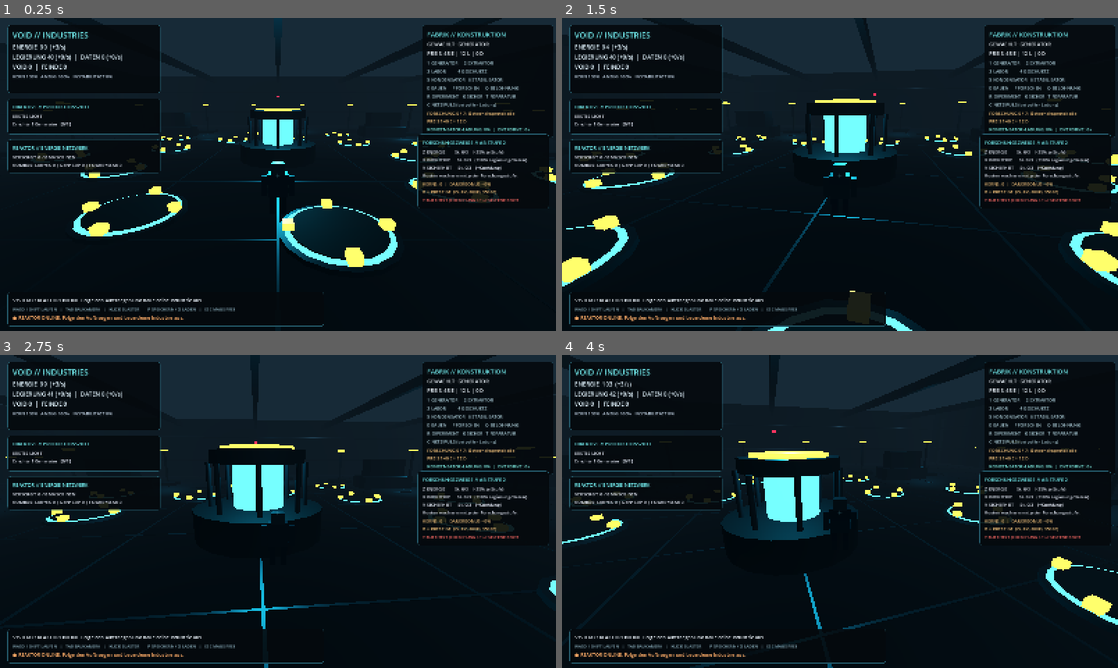
Above: before the commit, frames 1-4 (two rows, left to right).
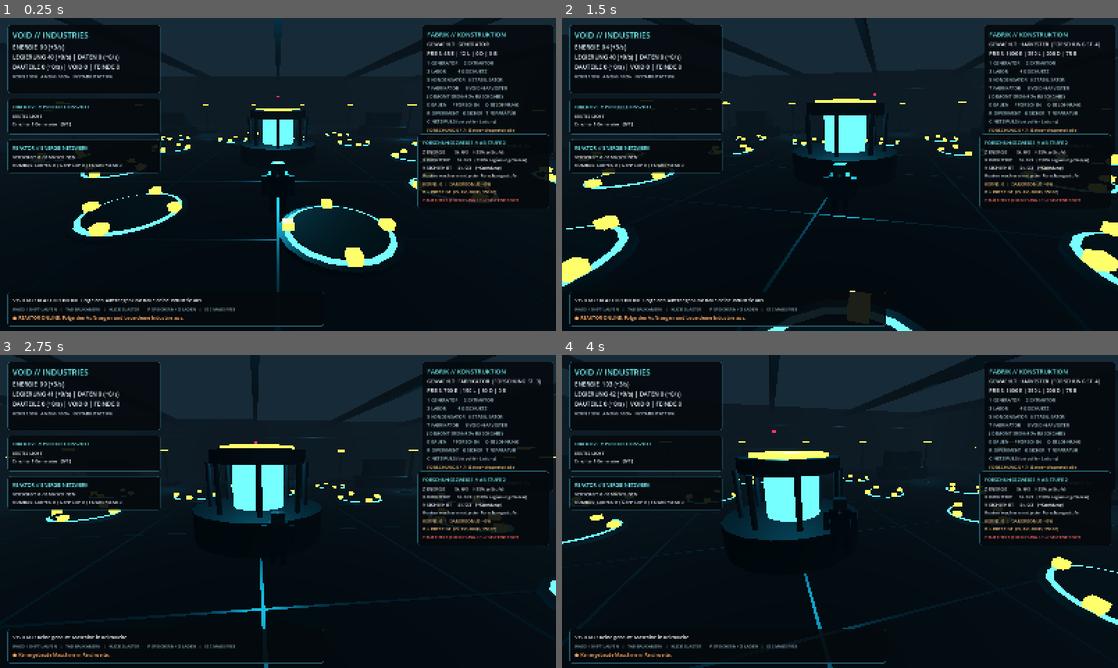
Above: after the commit, the same moments.

Repository: Lizziies/Chatgpt-in-chat-GPT-6-Hoch-Game
Game: Godot game, scene res://scenes/main.tscn
Two runs of this game, one before a commit and one after it. Both use one fixed random seed, a clock stepped at 60 frames per second and the inputs below.
Inputs (mouse positions are in pixels of both pictures, inside the frame that each line leads up to):
- Up to frame 1 (0.25 s): no input
- Up to frame 2 (1.5 s): tap Enter at 0.5 s; move the mouse to (867, 174) at 0.52 s; hold W from 0.53 s (still down); tap 7 at 0.6 s; click (867, 174) at 0.67 s; tap Space at 0.77 s; tap 8 at 0.8, 1.35 s; move the mouse to (812, 174) at 1.27 s
- Up to frame 3 (2.75 s): keep holding W; tap Space at 1.52 s; tap J at 1.55, 2.1 s; move the mouse to (289, 505) at 2.02 s; tap 7 at 2.3 s
- Up to frame 4 (4 s): keep holding W; move the mouse to (834, 517) at 2.77 s; tap 7 at 2.85 s; click (834, 517) at 2.92 s; tap Space at 3.02, 3.77 s; tap 8 at 3.05, 3.6 s; move the mouse to (878, 514) at 3.52 s; tap J at 3.8 s

The runs differ from the first frame. In frame 1, 1.4% of the frame differs, in the area x 2-100%, y 8-44%; in frame 2, 1.6%; in frame 3, 2.1%; in frame 4, 2.1%, in the area x 2-100%, y 7-97%.

Commit message:
feat: 3D fabricator and void harvester models, dismantling, updated economy HUD and regression tests

Diff:
--- a/scripts/hud.gd
+++ b/scripts/hud.gd
@@ -29,13 +29,15 @@
 	title_label = _label(top_box, "VOID // INDUSTRIES", 23, Color(0.45, 0.93, 0.94))
 	resource_label = _label(top_box, "INITIALISIERUNG", 17, Color(0.89, 0.96, 1.0))
 	vitals_label = _label(top_box, "", 13, Color(0.78, 0.85, 0.92))
-	var side_panel := _panel(root, Vector2(-385, 20), Vector2(378, 294), true)
+	var side_panel := _panel(root, Vector2(-385, 20), Vector2(378, 336), true)
 	var side_box := _column(side_panel)
 	_label(side_box, "FABRIK // KONSTRUKTION", 18, Color(0.45, 0.93, 0.94))
 	build_label = _label(side_box, "", 15, Color(0.9, 0.93, 0.96))
 	_label(side_box, "1 GENERATOR     2 EXTRAKTOR", 13, Color(0.72, 0.86, 0.91))
 	_label(side_box, "3 LABOR          4 GESCHUETZ", 13, Color(0.72, 0.86, 0.91))
 	_label(side_box, "5 KONDENSATOR   6 STABILISATOR", 13, Color(0.72, 0.86, 0.91))
+	_label(side_box, "7 FABRIKATOR      8 VOID-HARVESTER", 13, Color(0.72, 0.86, 0.91))
+	_label(side_box, "J DEMONTIEREN (40% RUECKGABE)", 13, Color(0.72, 0.86, 0.91))
 	_label(side_box, "E BAUEN     F FORSCHEN     Q BELOHNUNG", 13, Color(0.72, 0.86, 0.91))
 	_label(side_box, "R EXPERIMENT   G SICHER   T REPARATUR", 13, Color(0.72, 0.86, 0.91))
 	_label(side_box, "C NETZ-PULS (bei voller Ladung)", 13, Color(0.72, 0.86, 0.91))
@@ -74,7 +76,7 @@
 	_label(help_box, "VOID INDUSTRIES // OPERATOREN-HANDBUCH", 23, Color(0.45, 0.93, 0.94))
 	_label(help_box, "DER KOMPLEX  •  DEIN ZIEL", 17, Color(0.97, 0.77, 0.49))
 	_label(help_box, "Erzeuge Energie, baue ein zusammenhaengendes Maschinen-Netz und erforsche immer riskantere Technologien. Steht eine Maschine nicht in Reichweite des Reaktors oder anderer aktiver Maschinen, produziert sie nichts.", 15, Color(0.89, 0.94, 0.99))
-	_label(help_box, "WASD laufen  |  SHIFT sprinten  |  LEERTASTE springen\nMAUS drehen  |  RAD zoomen  |  TAB Baukamera\n1–6 Maschinentyp  |  E bauen (nahe Plattform)\nF Forschung  |  Z/X/V Forschungszweige …(314 unchanged characters)…
+	_label(help_box, "WASD laufen  |  SHIFT sprinten  |  LEERTASTE springen\nMAUS drehen  |  RAD zoomen  |  TAB Baukamera\n1–8 Maschinentyp  |  E bauen  |  J abbauen\nF Forschung  |  Z/X/V Forschungszweige …(314 unchanged characters)…
 	_label(help_box, "DATENSCHUTZ", 16, Color(0.45, 0.93, 0.94))
 	_label(help_box, "Kein Login. Keine Telemetrie. Offline spielbar. Speicherungen ausschliesslich nach Tastendruck auf P in den lokalen App-Daten.", 14, Color(0.87, 0.93, 0.96))
 
@@ -124,19 +126,19 @@
 
 func refresh(state: IndustryState, player_health: float, selected: String, enemy_count: int, connected_count: int) -> void:
 	var production: Dictionary = state.get_production()
-	resource_label.text = "ENERGIE  %s  (+%s/s)\nLEGIERUNG %s (+%s/s)  |  DATEN %s (+%s/s)\nVOID %s  |  FEINDE %d" % [
+	resource_label.text = "ENERGIE  %s (+%s/s)\nLEGIERUNG %s (+%s/s) | DATEN %s (+%s/s)\nBAUTEILE %s (+%s/s) | VOID %s | FEINDE %d" % [
 		_num(state.energy), _num(float(production["energy"])),
 		_num(state.alloy), _num(float(production["alloy"])), _num(state.data),
-		_num(float(production["data"])), _num(state.void_matter), enemy_count]
+		_num(float(production["data"])), _num(state.components), _num(float(production["components"])), _num(state.void_matter), enemy_count]
 	vitals_label.text = "KERN %d%%   ANZUG %d%%   INSTABILITAET %d%%" % [
 		int(state.core_health), int(player_health), int(state.instability)]
 	var cost: Dictionary = state.get_cost(selected)
 	var lock_text: String = ""
 	if not state.is_unlocked(selected):
 		lock_text = "  [FORSCHUNG ST. %d]" % int(IndustryState.UNLOCKS[selected])
-	build_label.text = "GEWAEHLT: %s%s\nPREIS: %d E | %d L | %d D" % [
+	build_label.text = "GEWAEHLT: %s%s\nPREIS: %d E | %d L | %d D | %d B" % [
 		selected.to_upper(), lock_text,
-		int(cost.get("energy", 0)), int(cost.get("alloy", 0)), int(cost.get("data", 0))]
+		int(cost.get("energy", 0)), int(cost.get("alloy", 0)), int(cost.get("data", 0)), int(cost.get("components", 0))]
 	var price: Dictionary = state.research_cost()
 	if state.tech_level >= IndustryState.MAX_LEVEL:
 		research_label.text = "FORSCHUNG: ALLE PROTOKOLLE ENTDECKT"
--- a/scripts/main.gd
+++ b/scripts/main.gd
@@ -272,6 +272,14 @@
 				var a: float = TAU * float(i) / 4.0
 				_pipe(Vector3(cos(a) * 0.85, 0.95, sin(a) * 0.85), Vector3(cos(a) * 0.85, 2.55, sin(a) * 0.85), 0.11, mat_steel, machine)
 			animated_parts.append(_cylinder(Vector3(0, 2.85, 0), 0.9, 0.18, mat_amber, false, machine))
+		"fabricator":
+			_box(Vector3(2.25, 1.45, 2.25), Vector3(0, 1.5, 0), mat_dark, false, machine)
+			_box(Vector3(1.7, 0.24, 1.7), Vector3(0, 2.35, 0), mat_amber, false, machine)
+			animated_parts.append(_cylinder(Vector3(0, 2.75, 0), 0.55, 0.2, mat_neon, false, machine))
+		"harvester":
+			_cylinder(Vector3(0, 1.45, 0), 1.0, 1.8, mat_dark, false, machine)
+			_cylinder(Vector3(0, 2.7, 0), 0.68, 0.8, mat_red, false, machine)
+			animated_parts.append(_cylinder(Vector3(0, 3.5, 0), 1.02, 0.18, mat_amber, false, machine))
 		"stabilizer":
 			_box(Vector3(2.2, 1.4, 2.2), Vector3(0, 1.3, 0), mat_dark, false, machine)
 			for i in range(4):
@@ -329,6 +337,9 @@
 		KEY_4: selected_machine = "turret"
 		KEY_5: selected_machine = "capacitor"
 		KEY_6: selected_machine = "stabilizer"
+		KEY_7: selected_machine = "fabricator"
+		KEY_8: selected_machine = "harvester"
+		KEY_J: _try_salvage()
 		KEY_E: _try_build()
 		KEY_F: state.research()
 		KEY_R: state.experiment()
@@ -366,6 +377,30 @@
 		_recalculate_power_grid()
 		if state.machine_count(selected_machine) < int(state.machines[selected_machine]):
 			hud.announce("ACHTUNG: Maschine ohne Energieanschluss! Baue Richtung Reaktorkern.")
+
+func _try_salvage() -> void:
+	var nearest: int = -1
+	var closest: float = 5.1
+	for i in range(pads.size()):
+		if str(pads[i]["kind"]) == "":
+			continue
+		var at: Vector3 = pads[i]["position"]
+		var distance: float = at.distance_to(Vector3(player.position.x, 0, player.position.z))
+		if distance < closest:
+			closest = distance
+			nearest = i
+	if nearest < 0:
+		hud.announce("Keine gebaute Maschine in Reichweite.")
+		return
+	var kind: String = str(pads[nearest]["kind"])
+	if state.salvage_machine(kind):
+		var node: Variant = pads[nearest]["machine_node"]
+		if is_instance_valid(node):
+			node.queue_free()
+		pads[nearest]["machine_node"] = null
+		pads[nearest]["kind"] = ""
+		animated_parts = animated_parts.filter(func(part: Node3D) -> bool: return is_instance_valid(part) and not part.is_queued_for_deletion() and part.get_parent() != node)
+		_recalculate_power_grid()
 
 func _try_elite_trial() -> void:
 	for threat in enemies:
@@ -527,7 +562,7 @@
 	var serialized_pads: Array[String] = []
 	for pad in pads:
 		serialized_pads.append(str(pad["kind"]))
-	var snapshot := {"version": 3, "state": state.to_save(), "pads": serialized_pads}
+	var snapshot := {"version": 4, "state": state.to_save(), "pads": serialized_pads}
 	var data_string: String = JSON.stringify(snapshot)
 	if data_string.length() > SAVE_LIMIT:
 		hud.announce("Spielstand zu gross. Speichern abgebrochen.")
@@ -571,7 +606,7 @@
 		hud.announce("Ungueltiger Spielstand.")
 		return
 	var parsed: Dictionary = document
-	if parsed.get("version", -1) != 1 and parsed.get("version", -1) != 2 and parsed.get("version", -1) != 3:
+	if not [1, 2, 3, 4].has(parsed.get("version", -1)):
 		hud.announce("Unbekannte Spielstand-Version.")
 		return
 	var restored_pads: Variant = parsed.get("pads", [])
--- a/scripts/power_grid.gd
+++ b/scripts/power_grid.gd
@@ -45,7 +45,7 @@
 		var kind: String = str(pads[i].get("kind", ""))
 		if counts.has(kind):
 			counts[kind] = int(counts[kind]) + 1
-	var synergies: Dictionary = {"lab_extractor": 0, "generator_capacitor": 0, "turret_stabilizer": 0}
+	var synergies: Dictionary = {"lab_extractor": 0, "generator_capacitor": 0, "turret_stabilizer": 0, "extractor_fabricator": 0, "stabilizer_harvester": 0}
 	for i in range(total):
 		if not visited[i]:
 			continue
@@ -65,4 +65,8 @@
 				synergies["generator_capacitor"] = int(synergies["generator_capacitor"]) + 1
 			elif (kind_a == "turret" and kind_b == "stabilizer") or (kind_a == "stabilizer" and kind_b == "turret"):
 				synergies["turret_stabilizer"] = int(synergies["turret_stabilizer"]) + 1
+			elif (kind_a == "extractor" and kind_b == "fabricator") or (kind_a == "fabricator" and kind_b == "extractor"):
+				synergies["extractor_fabricator"] = int(synergies["extractor_fabricator"]) + 1
+			elif (kind_a == "stabilizer" and kind_b == "harvester") or (kind_a == "harvester" and kind_b == "stabilizer"):
+				synergies["stabilizer_harvester"] = int(synergies["stabilizer_harvester"]) + 1
 	return {"powered": visited, "counts": counts, "links": links, "connected": next.size(), "synergies": synergies}
--- a/tests/smoke.gd
+++ b/tests/smoke.gd
@@ -191,6 +191,29 @@
 	_check(specialists.restore(migrated_v2), "v2 save migrates into v3")
 	_check(specialists.prestige_cores == 0, "legacy saves do not claim permanent cores")
 
+	# Tier-2 industrial machines require component processing and consume inputs.
+	var chain: IndustryState = IndustryScript.new()
+	root.add_child(chain)
+	chain.tech_level = 4
+	chain.energy = 100000.0
+	chain.alloy = 10000.0
+	chain.data = 10000.0
+	_check(chain.buy_machine("fabricator"), "fabricator can be constructed")
+	chain.tick(1.0)
+	_check(chain.components > 0.0, "fabricator outputs components")
+	_check(chain.components_produced >= chain.components, "lifetime production tracked")
+	chain.components = 100.0
+	_check(chain.buy_machine("harvester"), "void harvester requires components")
+	var void_before: float = chain.void_matter
+	chain.tick(1.0)
+	_check(chain.void_matter > void_before, "harvester converts components and data to void")
+	var encoded: Variant = JSON.parse_string(JSON.stringify(chain.to_save()))
+	_check(chain.restore(encoded), "version 4 save roundtrip")
+	_check(chain.salvage_machine("fabricator"), "machine can be deconstructed")
+	_check(not chain.salvage_machine("fabricator"), "cannot deconstruct nonexistent machine")
+	var broken: Dictionary = chain.to_save()
+	broken["components_produced"] = 0.0
+	_check(not chain.restore(broken), "invalid component history rejected")
 	if failures == 0:
 		print("SMOKE_TEST_PASS: %d assertions" % assertions)
 	else:
